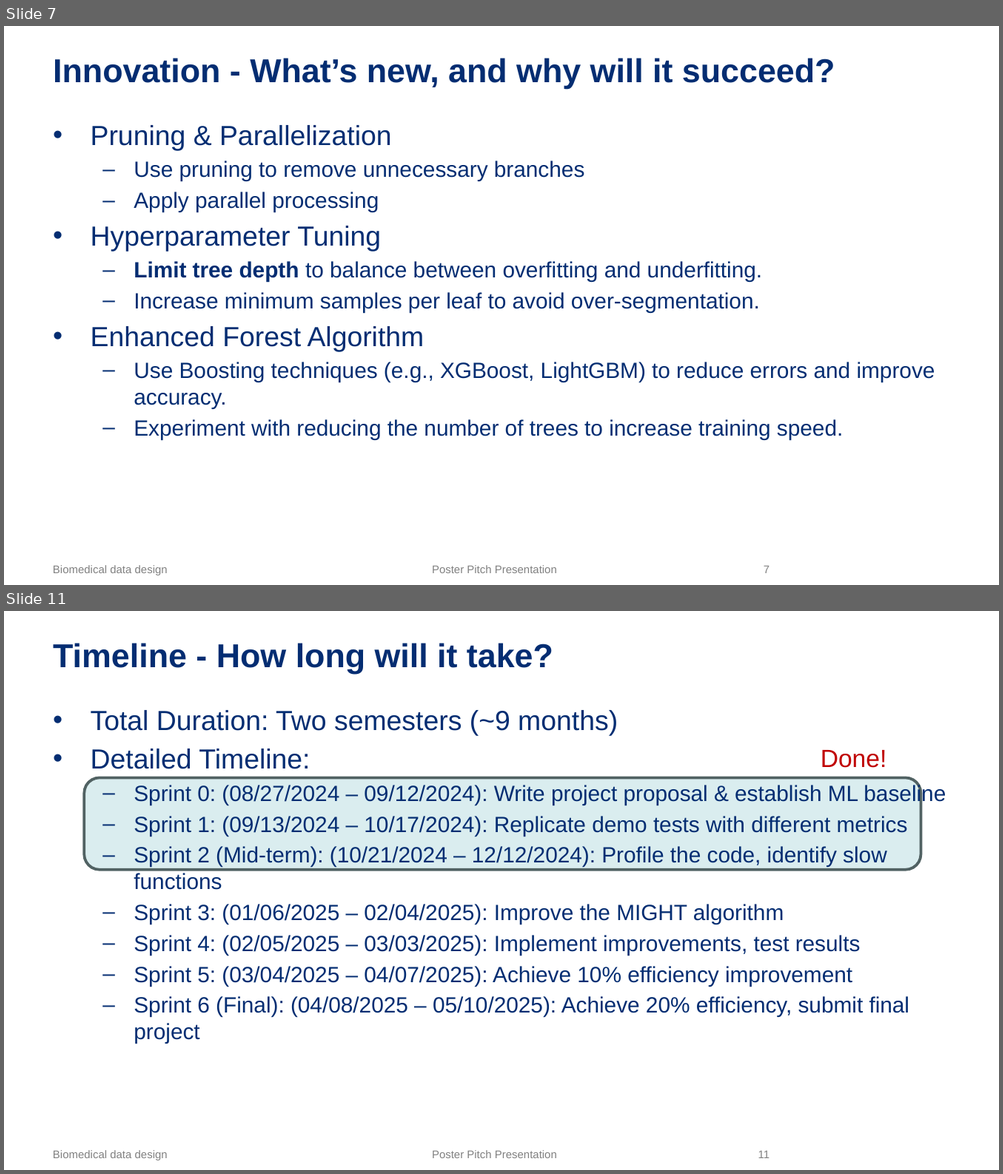
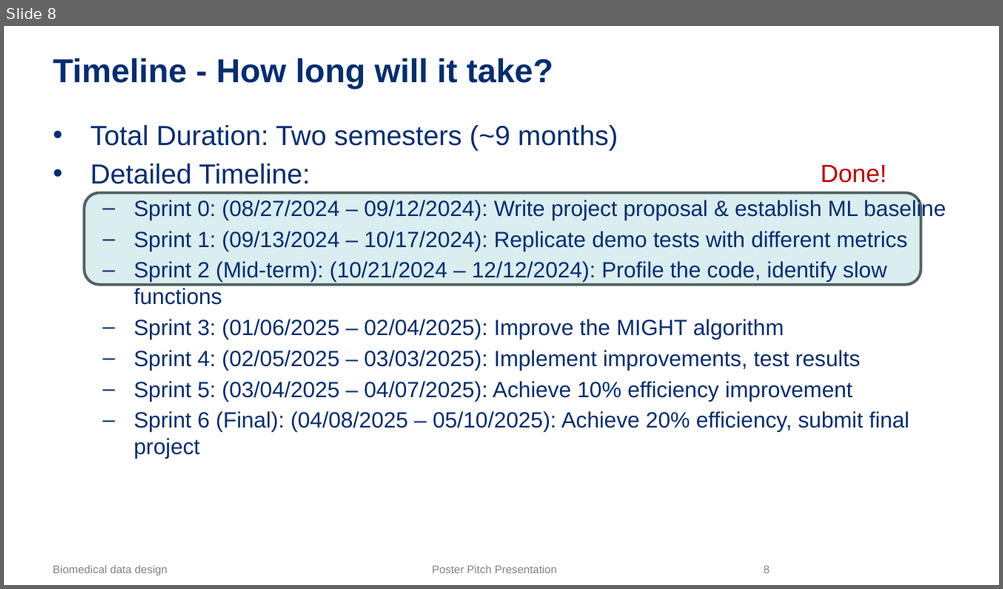
Before and after one commit to NeuroDataDesign/Cancer, a slide deck: Pitch deck.pptx. Shown one above the other, each under a label of ours: slides 7 and 11 before the commit, slide 8 after it; the slides between them are not shown. The pictures are 1003x1174 and 1003x589 pixels, drawn with LibreOffice and Linux fonts; fonts in the diff are those of the drawing; background and template pictures are left out. Boxes give left, top, right and bottom in pixels: in the first picture for what was removed or moved away, otherwise in the second. Text is boxed around its words. In the diff, an @@ line names an element or a change of style, - is before the commit and + after.

```diff
--- a/Pitch deck.pptx
+++ b/Pitch deck.pptx
@@ slide 7 removed at (4,26,999,585), background #FFFFFF; not listed: 3 template elements that a slide beside it also shows @@
@@ title removed at (53,58,835,89) @@
-Innovation - What’s new, and why will it succeed?
@@ text removed at (91,125,935,440) @@
-• Pruning & Parallelization
-  – Use pruning to remove unnecessary branches
-  – Apply parallel processing
-• Hyperparameter Tuning
-  – Limit tree depth to balance between overfitting and underfitting.
-  – Increase minimum samples per leaf to avoid over-segmentation.
-• Enhanced Forest Algorithm
-  – Use Boosting techniques (e.g., XGBoost, LightGBM) to reduce errors and improve accuracy.
-  – Experiment with reducing the number of trees to increase training speed.
@@ what was slide 11 is now slide 8 @@
@@ page number at (763,565,769,574): text changed @@
-11
+8
```
Also in this commit, not shown: 3 slides changed, 4 slides added, 8 other slides removed, 1 other file.
